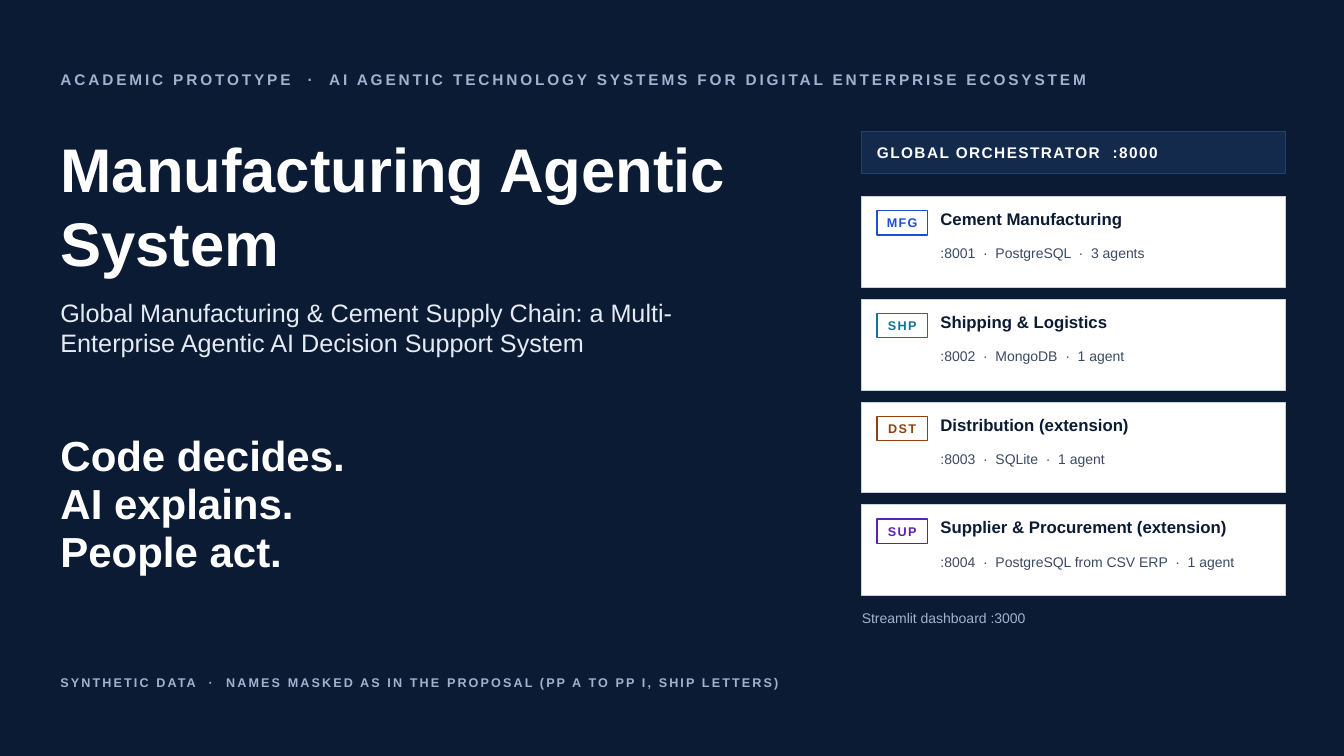
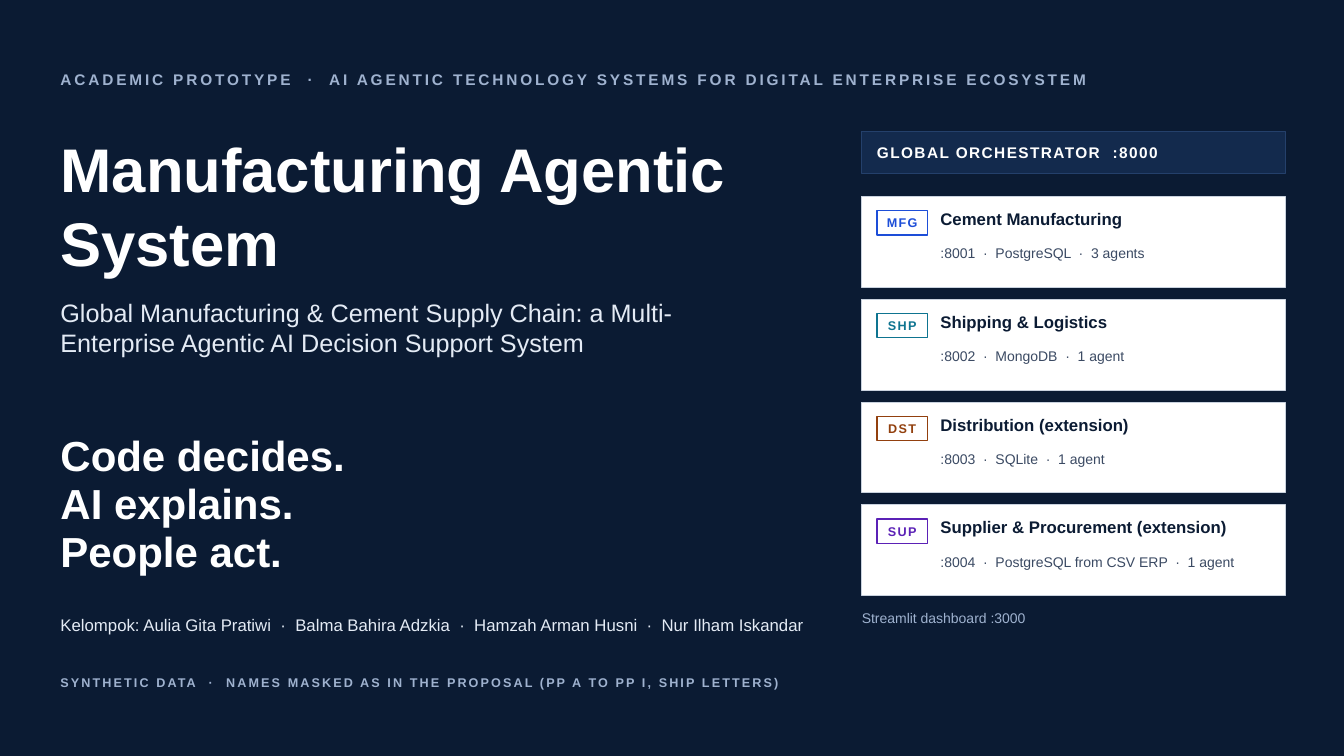
Before and after one commit to hamzaharmanhusni-ugm/manufacturing-agentic-system, a slide deck: slide 1 of docs/presentation/Manufacturing-Agentic-System.pptx. Drawn at 1344x756 pixels with LibreOffice and Linux fonts; fonts in the diff are those of the drawing. Boxes give left, top, right and bottom in pixels: in the first picture for what was removed or moved away, otherwise in the second. Text is boxed around its words. In the diff, an @@ line names an element or a change of style, - is before the commit and + after.

```diff
--- a/docs/presentation/Manufacturing-Agentic-System.pptx
+++ b/docs/presentation/Manufacturing-Agentic-System.pptx
@@ text added at box(60, 619, 803, 635), 12 pt, text #E4EBF5 @@
+Kelompok: Aulia Gita Pratiwi · Balma Bahira Adzkia · Hamzah Arman Husni · Nur Ilham Iskandar
```
Also in this commit, not shown: 3 other files.
